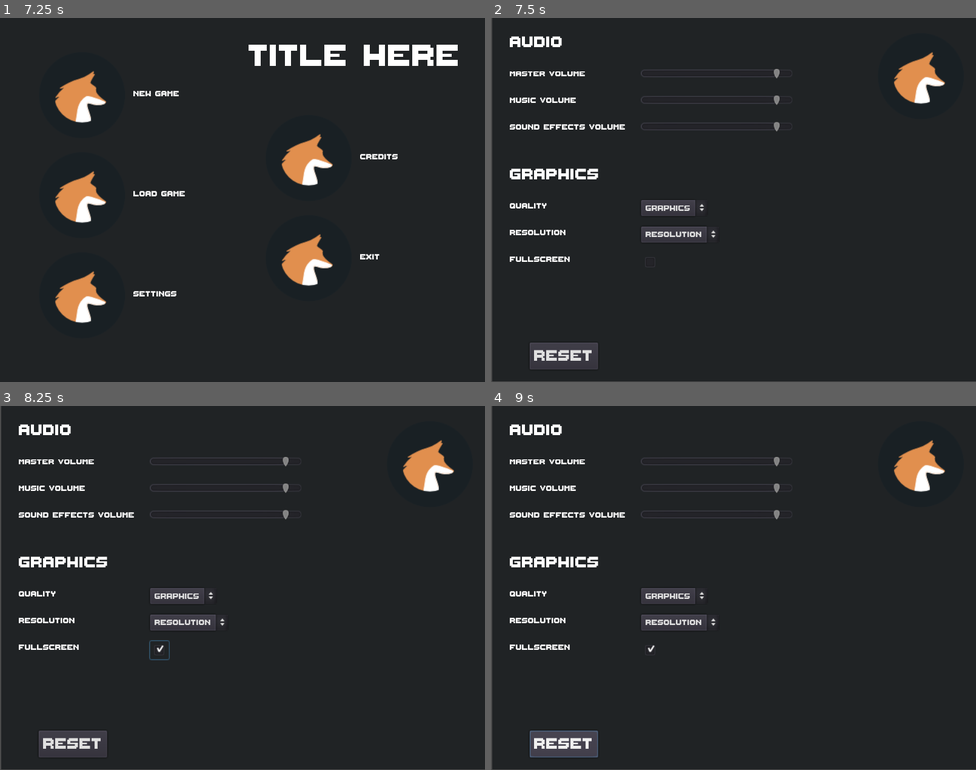
Above: before the commit, frames 1-4 (two rows, left to right).
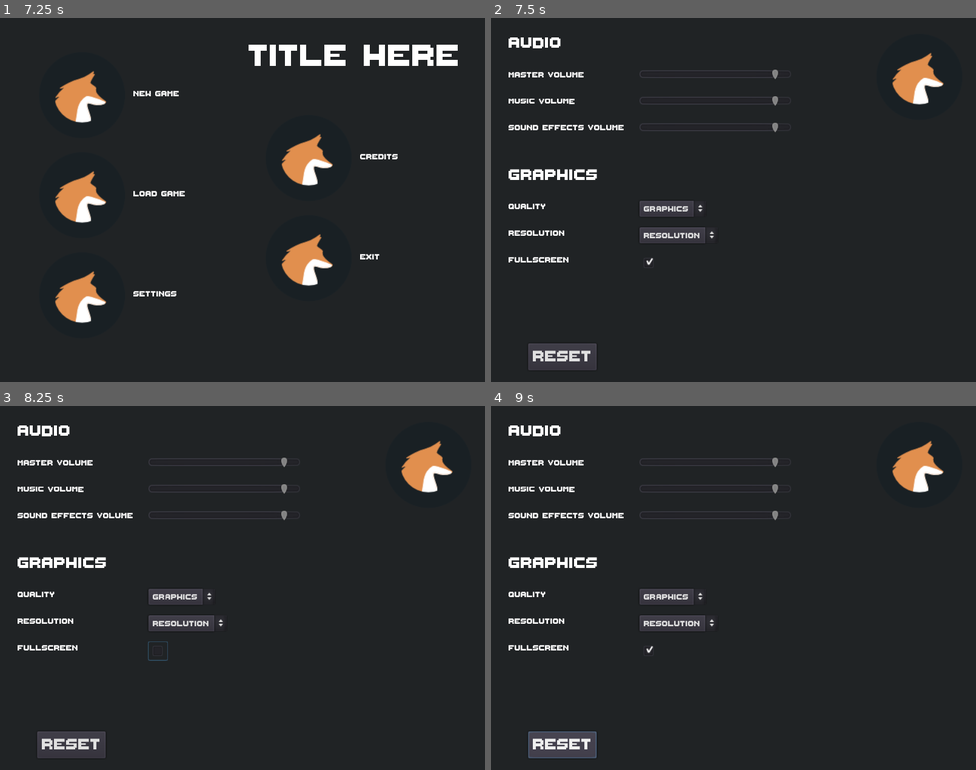
Above: after the commit, the same moments.

Repository: Jonahbui/foxtrot
Game: Godot game, scene res://Scenes/SplashScreen/splash_screen.tscn
The game is run twice, just before and just after one commit, with the same random seed, the same clock (stepped at 60 frames per second) and the same inputs.
Inputs (mouse positions are in pixels of both pictures, inside the frame that each line leads up to):
- Up to frame 1 (7.25 s): tap Enter at 0.5, 2, 3.5 s; tap Space at 1.25, 2.75 s; click "New Game" at 4.25 s; click "New Game" at 5 s; click "New Game" at 5.75 s; click "Load Game" at 6.5 s
- Up to frame 2 (7.5 s): click "Settings" at 7.25 s
- Up to frame 3 (8.25 s): click (160, 649) at 8 s
- Up to frame 4 (9 s): click "Reset" at 8.75 s

Frame 1 is identical in both runs. In frame 2, 3.3% of the frame differs, in the area x 0-100%, y 0-100%; in frame 3, 3.4%; in frame 4, 3.4%.

Commit message:
Added fullscreen functionality to settings menu.

Diff:
--- a/foxtrot/Scenes/SettingsMenu/settings_menu.gd
+++ b/foxtrot/Scenes/SettingsMenu/settings_menu.gd
@@ -7,6 +7,14 @@
 
 func _ready():
   LoadConfigToSettings()
+
+func LoadConfigToSettings():
+  # Set the volume settings to the ones in the config file
+  $Background/AudioVbox/MasterVolume/MasterSlider.value = Save.config[Globals.VOLUME_MASTER]
+  $Background/AudioVbox/MusicVolume/MusicSlider.value = Save.config[Globals.VOLUME_MUSIC]
+  $Background/AudioVbox/SFXVolume/SFXSlider.value = Save.config[Globals.VOLUME_SFX]
+  $Background/GraphicsVbox/Fullscreen/CheckBox.pressed = Save.config[Globals.GRAPHICS_FULLSCREEN]
+  #bus_layout.instance()
 
 func _on_MasterSlider_value_changed(value):
   Save.config[Globals.VOLUME_MASTER] = value
@@ -21,10 +29,6 @@
   Save.reset_config()
   LoadConfigToSettings()
 
-func LoadConfigToSettings():
-  # Set the volume settings to the ones in the config file
-  $Background/AudioVbox/MasterVolume/MasterSlider.value = Save.config[Globals.VOLUME_MASTER]
-  $Background/AudioVbox/MusicVolume/MusicSlider.value = Save.config[Globals.VOLUME_MUSIC]
-  $Background/AudioVbox/SFXVolume/SFXSlider.value = Save.config[Globals.VOLUME_SFX]
-
-  #bus_layout.instance()
+func _on_CheckBox_toggled(button_pressed):
+  OS.window_fullscreen = button_pressed
+  Save.config[Globals.GRAPHICS_FULLSCREEN] = button_pressed
--- a/foxtrot/Scenes/SettingsMenu/settings_menu.tscn
+++ b/foxtrot/Scenes/SettingsMenu/settings_menu.tscn
@@ -25,10 +25,6 @@
 [node name="Background" type="TextureRect" parent="."]
 anchor_right = 1.0
 anchor_bottom = 1.0
-margin_left = 1.7818
-margin_top = -0.8909
-margin_right = 1.7818
-margin_bottom = -0.8909
 texture = ExtResource( 1 )
 expand = true
 __meta__ = {
@@ -252,4 +248,5 @@
 [connection signal="value_changed" from="Background/AudioVbox/MasterVolume/MasterSlider" to="." method="_on_MasterSlider_value_changed"]
 [connection signal="value_changed" from="Background/AudioVbox/MusicVolume/MusicSlider" to="." method="_on_MusicSlider_value_changed"]
 [connection signal="value_changed" from="Background/AudioVbox/SFXVolume/SFXSlider" to="." method="_on_SFXSlider_value_changed"]
+[connection signal="toggled" from="Background/GraphicsVbox/Fullscreen/CheckBox" to="." method="_on_CheckBox_toggled"]
 [connection signal="pressed" from="Background/HBoxContainer/Reset" to="." method="_on_Reset_pressed"]
--- a/foxtrot/Scenes/SplashScreen/splash_screen.tscn
+++ b/foxtrot/Scenes/SplashScreen/splash_screen.tscn
@@ -11,8 +11,8 @@
 [node name="Canvas" type="CanvasLayer" parent="."]
 
 [node name="Background" type="TextureRect" parent="Canvas"]
-margin_right = 640.0
-margin_bottom = 480.0
+anchor_right = 1.0
+anchor_bottom = 1.0
 texture = ExtResource( 2 )
 expand = true
 __meta__ = {
--- a/foxtrot/Scripts/globals.gd
+++ b/foxtrot/Scripts/globals.gd
@@ -3,3 +3,5 @@
 const VOLUME_MASTER = "masterVolume"
 const VOLUME_MUSIC = "musicVolume"
 const VOLUME_SFX  = "sfxVolume"
+
+const GRAPHICS_FULLSCREEN = 'fullscreen'
--- a/foxtrot/Scripts/save.gd
+++ b/foxtrot/Scripts/save.gd
@@ -18,9 +18,11 @@
 
 func create_config(default=false):
   var new_config = {
-      "masterVolume" : config[Globals.VOLUME_MASTER] if not default else 0.0,
-      "musicVolume"  : config[Globals.VOLUME_MUSIC] if not default else 0.0,
-      "sfxVolume"    : config[Globals.VOLUME_SFX] if not default else 0.0
+      Globals.VOLUME_MASTER : config[Globals.VOLUME_MASTER] if not default else 0.0,
+      Globals.VOLUME_MUSIC  : config[Globals.VOLUME_MUSIC] if not default else 0.0,
+      Globals.VOLUME_SFX    : config[Globals.VOLUME_SFX] if not default else 0.0,
+
+      Globals.GRAPHICS_FULLSCREEN : config[Globals.GRAPHICS_FULLSCREEN] if not default else true
    }
   return new_config
 
Not shown: 2 places in foxtrot/Scenes/Gameplay/Test.tscn that only renumber resources
